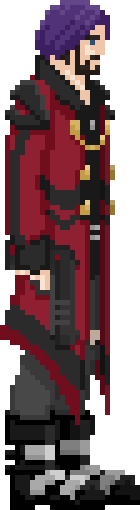
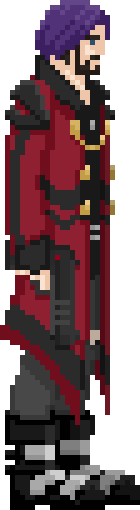
The second w=140, h=510 image is a revision of the first. Changes to its layers:
painted on "Ebene 33" over left=10, top=235, right=15, bottom=245
painted on "Ebene 34" over left=10, top=235, right=15, bottom=245
